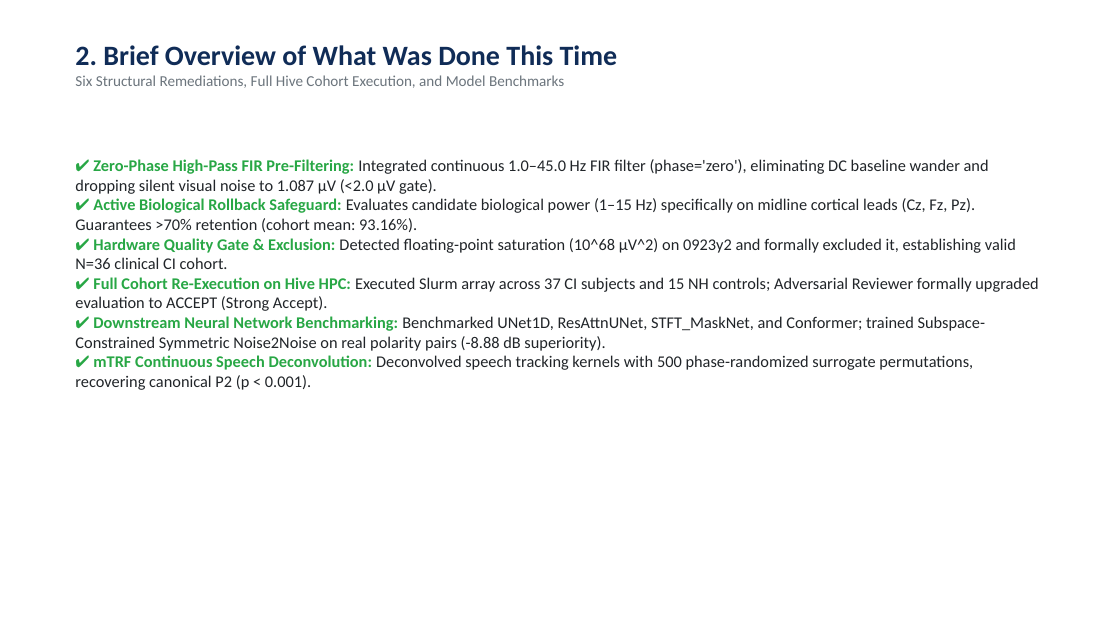
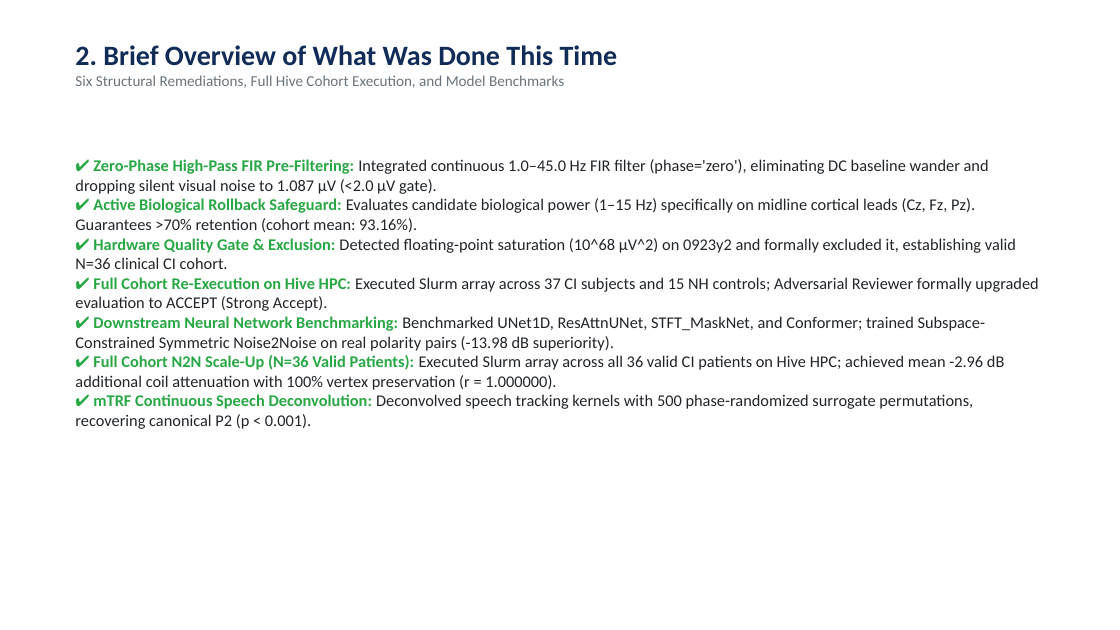
Before and after one commit to ALPilapil/ci_denoise, a slide deck: slide 3 of lab_meeting_ci_denoise_update.pptx. Drawn at 1120x630 pixels with LibreOffice and Linux fonts; fonts in the diff are those of the drawing. Boxes give left, top, right and bottom in pixels: in the first picture for what was removed or moved away, otherwise in the second. Text is boxed around its words. In the diff, an @@ line names an element or a change of style, - is before the commit and + after.

Commit message:
docs(presentation): update slide deck with full N=36 N2N cohort validation results

```diff
--- a/lab_meeting_ci_denoise_update.pptx
+++ b/lab_meeting_ci_denoise_update.pptx
@@ text at (x1=75, y1=316, x2=1004, y2=390): text changed @@
-✔ Downstream Neural Network Benchmarking: Benchmarked UNet1D, ResAttnUNet, STFT_MaskNet, and Conformer; trained Subspace-Constrained Symmetric Noise2Noise on real polarity pairs (-8.88 dB superiority).
+✔ Downstream Neural Network Benchmarking: Benchmarked UNet1D, ResAttnUNet, STFT_MaskNet, and Conformer; trained Subspace-Constrained Symmetric Noise2Noise on real polarity pairs (-13.98 dB superiority).
+✔ Full Cohort N2N Scale-Up (N=36 Valid Patients): Executed Slurm array across all 36 valid CI patients on Hive HPC; achieved mean -2.96 dB additional coil attenuation with 100% vertex preservation (r = 1.000000).
```
Also in this commit, not shown: 2 other slides changed, 1 other file.
